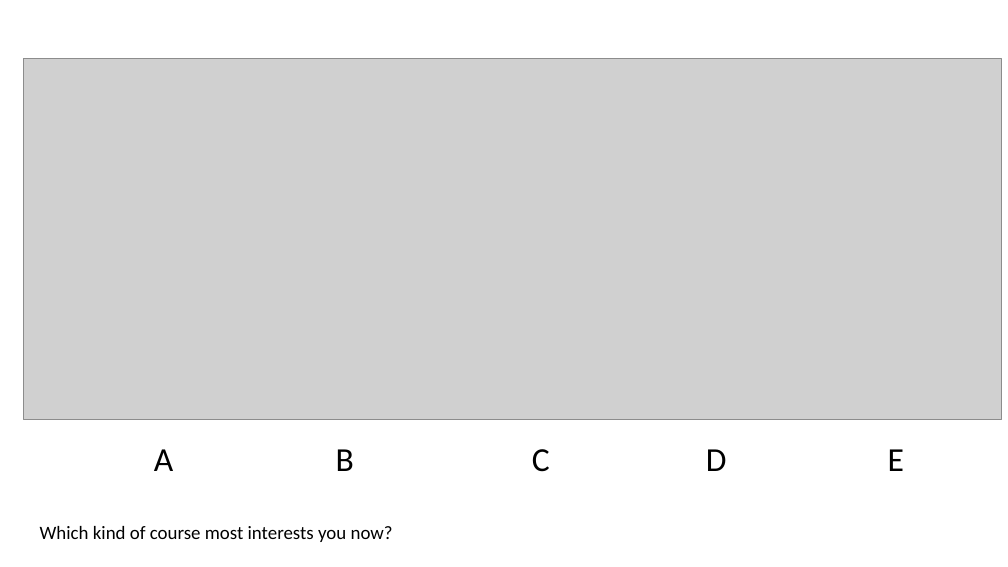
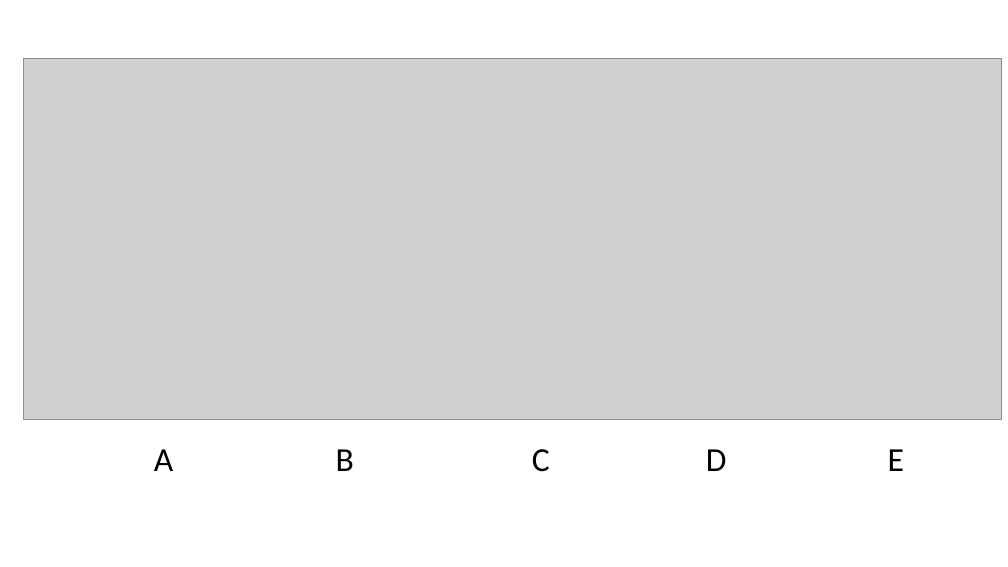
Before and after one commit to GregorKiczales/spd-materials, a slide deck: slide 21 of instructor/l23/lec23-wrap.pptx (slide 16 before the commit). Drawn at 1008x567 pixels with LibreOffice and Linux fonts; fonts in the diff are those of the drawing; grey boxes stand for pictures. Boxes give left, top, right and bottom in pixels: in the first picture for what was removed or moved away, otherwise in the second. Text is boxed around its words. In the diff, an @@ line names an element or a change of style, - is before the commit and + after.

```diff
--- a/instructor/l23/lec23-wrap.pptx
+++ b/instructor/l23/lec23-wrap.pptx
@@ text removed at (x1=40, y1=526, x2=393, y2=542) @@
-Which kind of course most interests you now?
```
Also in this commit, not shown: 13 other slides changed, 6 slides added, 2 slides removed, 1 other file.
